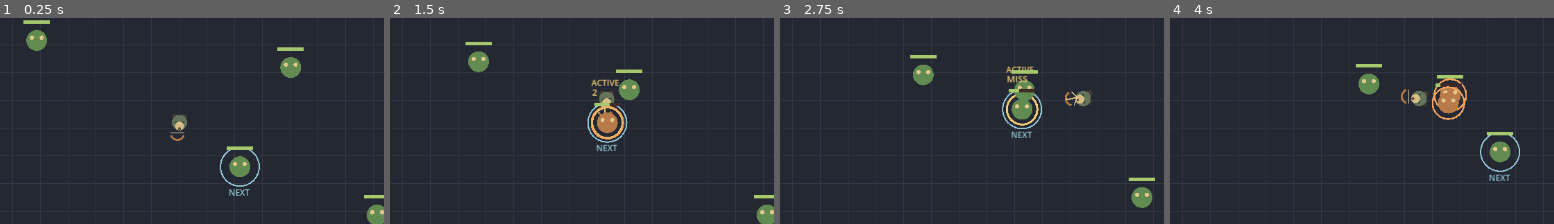
Above: before the commit, frames 1-4 (left to right).
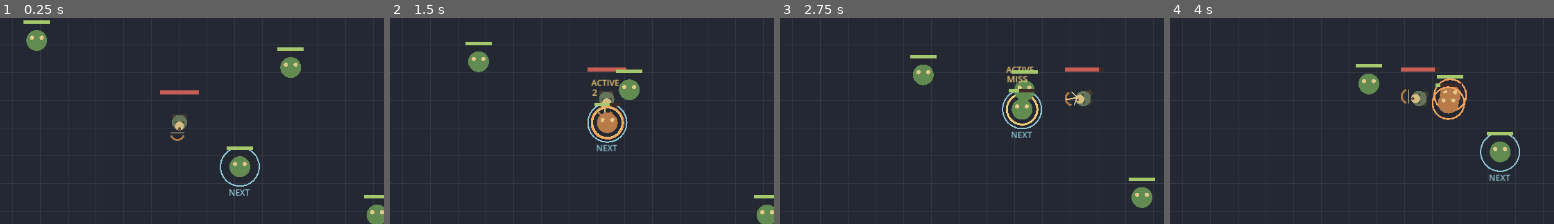
Above: after the commit, the same moments.

Repository: Jonty303/Project-Gauntlands
Game: Godot game, scene res://scenes/main.tscn
The game is run twice, just before and just after one commit, with the same random seed, the same clock (stepped at 60 frames per second) and the same inputs.
Inputs (mouse positions are % of the whole screen's width and height, from its top left):
- Up to frame 1 (0.25 s): no input
- Up to frame 2 (1.5 s): tap Enter (ui_accept) at 0.5 s; drag from (7, 87) to (61, 25) at 0.52 s; drag from (94, 88) to (45, 71) at 1.27 s
- Up to frame 3 (2.75 s): move the mouse to (61, 25) at 2.02 s; hold D (move_right) from 2.03 s (still down); hold Space (attack) from 2.03 s (still down); tap Enter (ui_accept) at 2.3 s
- Up to frame 4 (4 s): release D (move_right) at 2.75 s; release Space (attack) at 2.75 s; drag from (45, 71) to (19, 32) at 2.77 s; move the mouse to (81, 65) at 3.52 s; hold A (move_left) from 3.53 s (still down); tap Q (target_previous) at 3.6 s; tap Enter (ui_accept) at 3.77, 3.8 s
The pictures show only the part of the screen within x 27-77%, y 24-74%; the shares and areas given below are measured in that part.

The runs differ from the first frame. In frame 1, 0.2% of the frame differs, in the area x 41-52%, y 34-38%; in frame 2, 0.2%; in frame 3, 0.2%; in frame 4, 0.2%.

Commit message:
Add player health, invulnerability and restart on defeat

Diff:
--- a/scripts/player.gd
+++ b/scripts/player.gd
@@ -21,6 +21,11 @@
 var visual_facing: Vector2 = Vector2.DOWN
 var shot_recoil: float = 0.0
 var bow_draw: float = 0.0
+const MAX_HEALTH := 8
+const INVULNERABILITY_TIME := 0.7
+var health: int = MAX_HEALTH
+var invulnerability_timer: float = 0.0
+var defeated: bool = false
 
 func set_touch_direction(direction: Vector2) -> void:
     touch_direction = direction
@@ -28,7 +33,25 @@
 func set_touch_attack(pressed: bool) -> void:
     touch_attack = pressed
 
+func take_damage(amount: int) -> void:
+    if defeated or invulnerability_timer > 0.0:
+        return
+    health = maxi(0, health - amount)
+    invulnerability_timer = INVULNERABILITY_TIME
+    if health == 0:
+        defeated = true
+        attacking = false
+        touch_attack = false
+    queue_redraw()
+
 func _physics_process(delta: float) -> void:
+    invulnerability_timer = maxf(0.0, invulnerability_timer - delta)
+    if defeated:
+        velocity = Vector2.ZERO
+        queue_redraw()
+        if Input.is_action_just_pressed("ui_accept"):
+            get_tree().reload_current_scene()
+        return
     var direction := Input.get_vector("move_left", "move_right", "move_up", "move_down")
     if touch_direction.length_squared() > 0.001:
         direction = touch_direction
@@ -144,6 +167,11 @@
     shot_recoil = move_toward(shot_recoil, 0.0, delta * 5.0)
 
 func _draw() -> void:
+    draw_rect(Rect2(-28, -45, 56, 6), Color("#402b2b"))
+    draw_rect(Rect2(-28, -45, 56.0 * health / MAX_HEALTH, 6), Color("#c65d54"))
+    if defeated:
+        draw_string(ThemeDB.fallback_font, Vector2(-42, -60), "DEFEATED", HORIZONTAL_ALIGNMENT_LEFT, -1, 15, Color("#f4d17d"))
+        draw_string(ThemeDB.fallback_font, Vector2(-75, 55), "Press Enter to restart", HORIZONTAL_ALIGNMENT_LEFT, -1, 13, Color.WHITE)
     var forward := visual_facing.normalized()
     var side := Vector2(-forward.y, forward.x)
     var speed_ratio := clampf(velocity.length() / move_speed, 0.0, 1.0)
